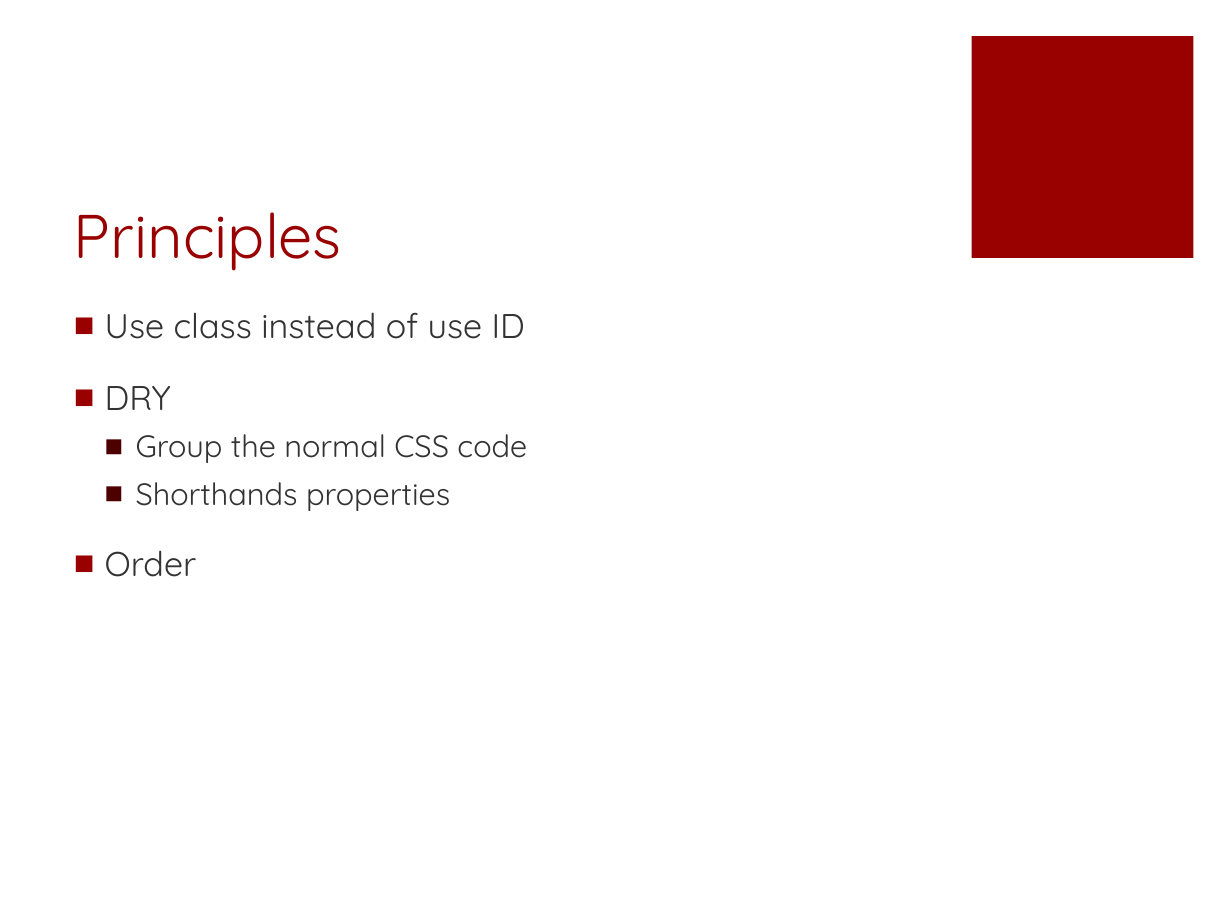
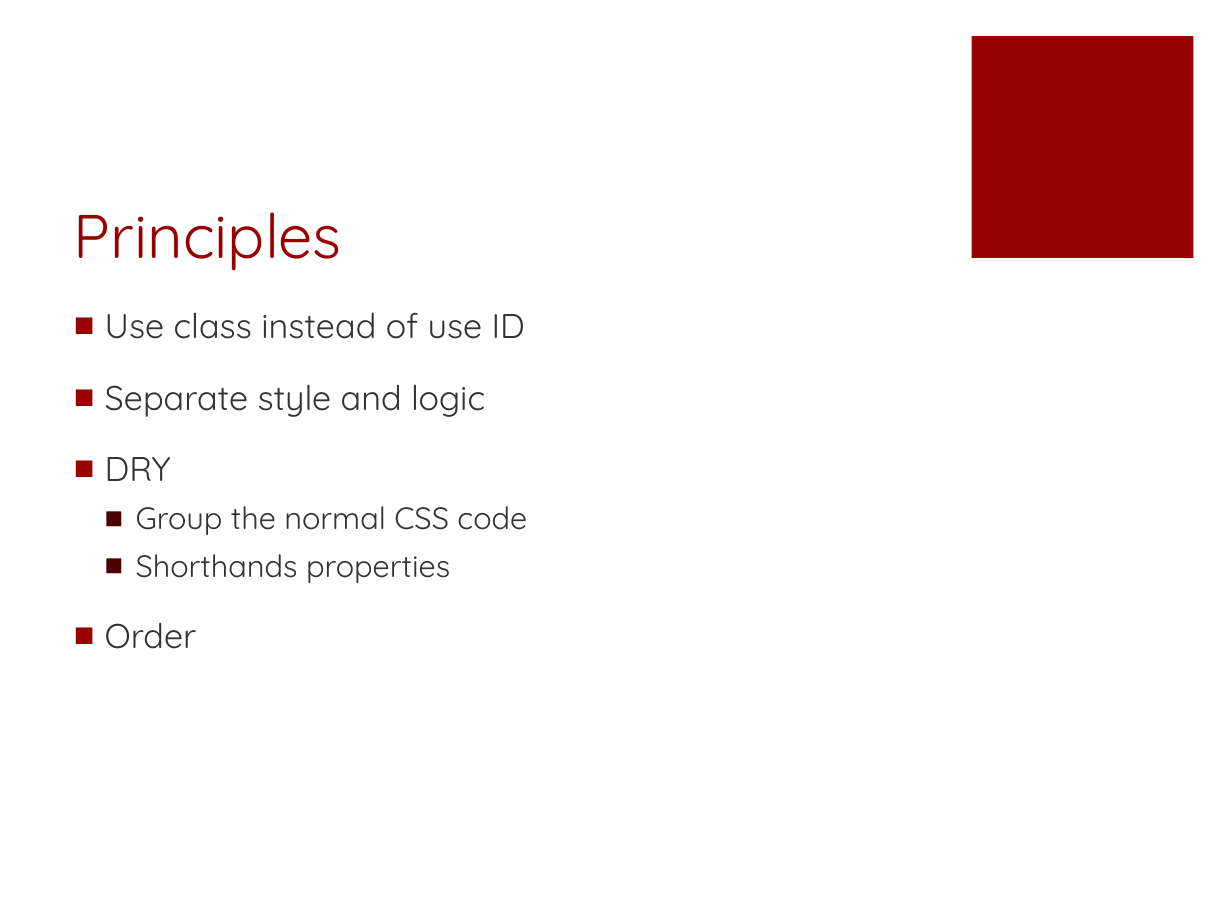
Before and after one commit to fuying/frondendtraining, a slide deck: slide 19 of CSS/CSS.pptx (slide 15 before the commit). Drawn at 1232x924 pixels with LibreOffice and Linux fonts; fonts in the diff are those of the drawing. Boxes give left, top, right and bottom in pixels: in the first picture for what was removed or moved away, otherwise in the second. Text is boxed around its words. In the diff, an @@ line names an element or a change of style, - is before the commit and + after.

```diff
--- a/CSS/CSS.pptx
+++ b/CSS/CSS.pptx
@@ text at (105,384,485,417): paragraph added @@
+■ Separate style and logic
```
Also in this commit, not shown: 7 other slides changed, 4 slides added.
